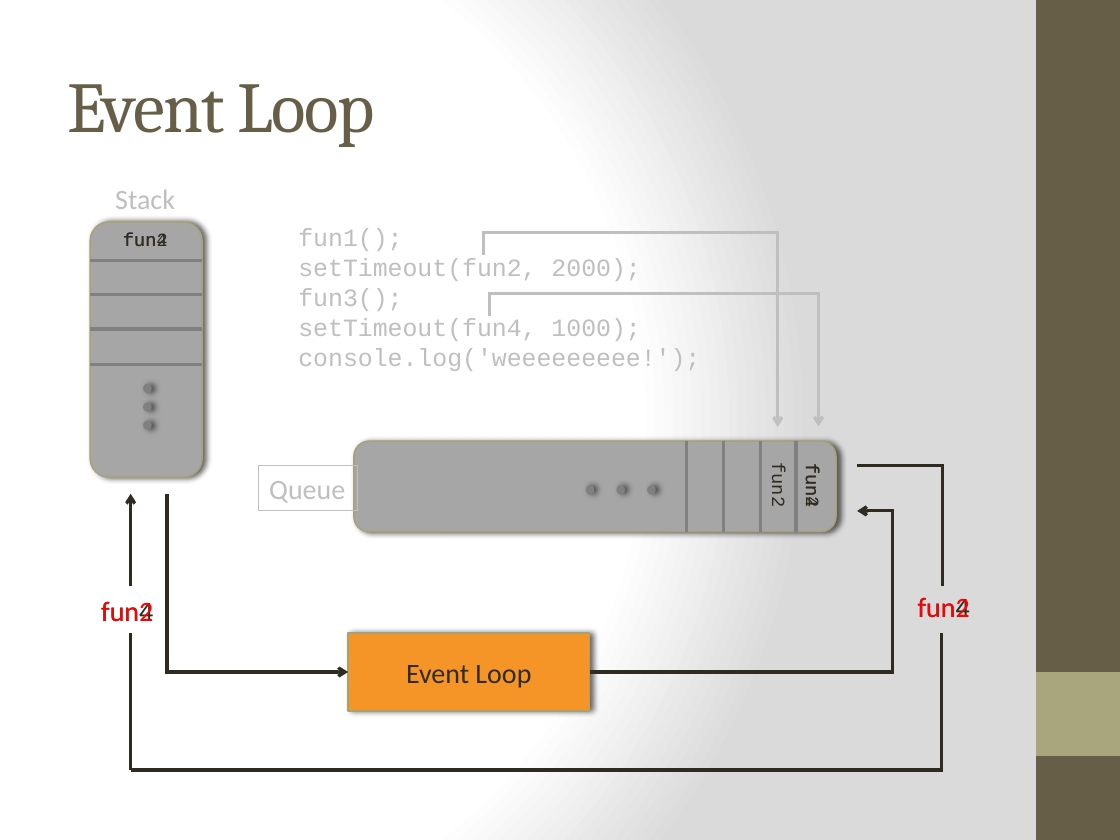
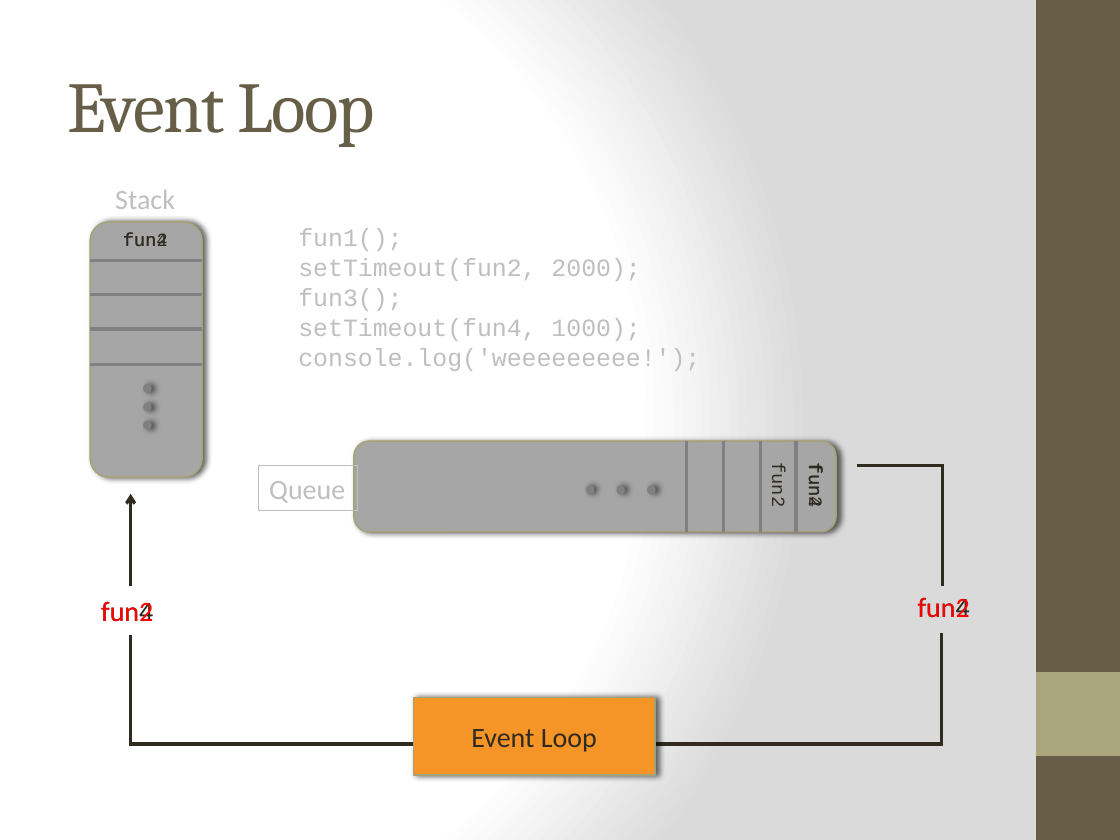
Before and after one commit to cheryly279/AsyncDiscussion, a slide deck: slide 8 of Async_Discussion_9_29_15.pptx. Drawn at 1120x840 pixels with LibreOffice and Linux fonts; fonts in the diff are those of the drawing. Boxes give left, top, right and bottom in pixels: in the first picture for what was removed or moved away, otherwise in the second. Text is boxed around its words. In the diff, an @@ line names an element or a change of style, - is before the commit and + after.

```diff
--- a/Async_Discussion_9_29_15.pptx
+++ b/Async_Discussion_9_29_15.pptx
@@ line removed from (484, 255) to (484, 232) @@
@@ line removed from (484, 233) to (780, 233) @@
@@ arrow removed from (777, 233) to (777, 427) @@
@@ line removed from (489, 316) to (489, 292) @@
@@ line removed from (489, 293) to (820, 293) @@
@@ arrow removed from (819, 293) to (819, 427) @@
@@ line removed from (167, 494) to (167, 672) @@
@@ arrow removed from (895, 511) to (857, 511) @@
@@ line removed from (893, 672) to (893, 511) @@
@@ line moved from (131, 771) - (131, 633) to (131, 746) - (131, 635) @@
@@ line moved from (941, 771) - (941, 633) to (941, 744) - (941, 633) @@
@@ arrow removed from (166, 672) to (348, 672) @@
@@ line removed from (589, 672) to (895, 672) @@
@@ rectangle "Event Loop": place and size @@
-rectangle "Event Loop" at box(348, 633, 590, 710)
+rectangle "Event Loop" at box(413, 698, 655, 775)
@@ line moved from (943, 771) - (131, 771) to (943, 744) - (131, 744) @@
```
Also in this commit, not shown: 3 other slides changed, 7 other files.
